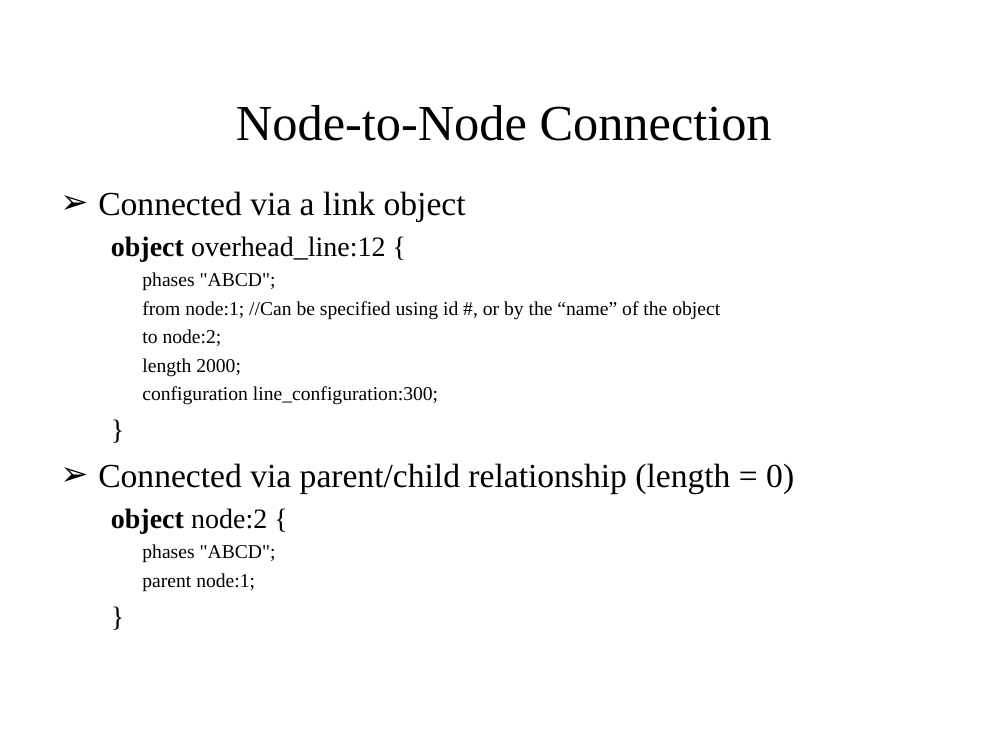
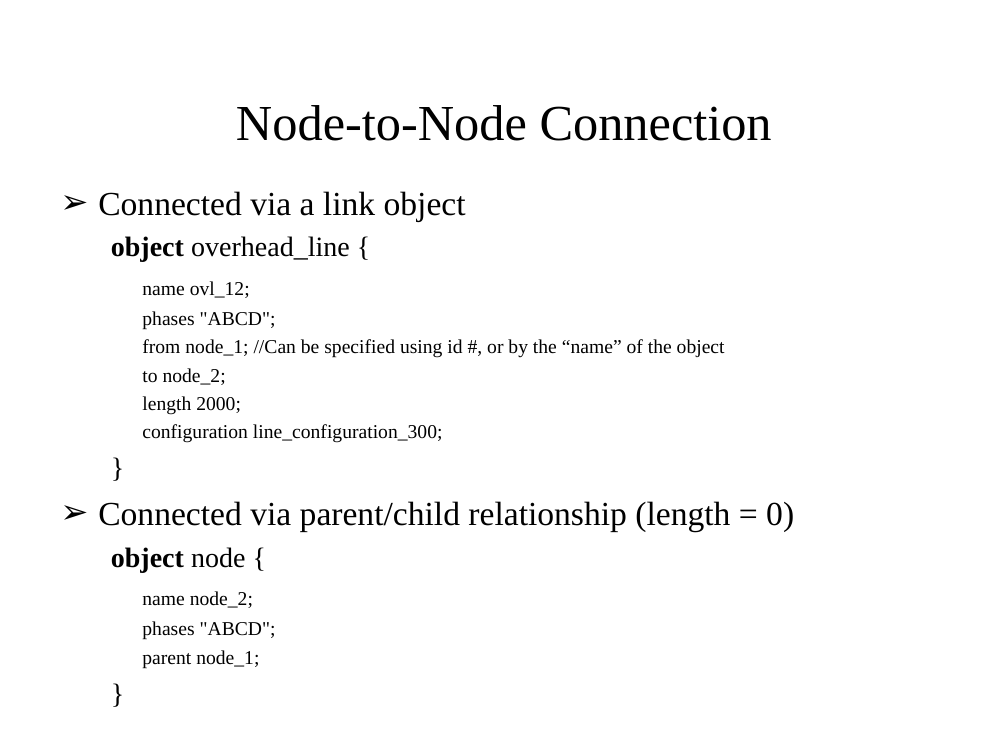
Before and after one commit to gridlab-d/course, a slide deck: slide 70 of ThreeDayCourse_v22/Day1/4.1 - Powerflow Module.ppt. Drawn at 1008x756 pixels with LibreOffice and Linux fonts; fonts in the diff are those of the drawing. Boxes give left, top, right and bottom in pixels: in the first picture for what was removed or moved away, otherwise in the second. Text is boxed around its words. In the diff, an @@ line names an element or a change of style, - is before the commit and + after.

Commit message:
Updates to help prevent propagation of "bad habits" (id numbered objects), as well as other minor touch ups to the presentation.

```diff
--- a/ThreeDayCourse_v22/Day1/4.1 - Powerflow Module.ppt
+++ b/ThreeDayCourse_v22/Day1/4.1 - Powerflow Module.ppt
@@ text at (111,236,350,298): text changed @@
-  object overhead_line:12 {
+  object overhead_line {
+  name ovl_12;
@@ text at (142,339,725,385): text changed @@
-  from node:1; //Can be specified using id #, or by the “name” of the object
-  to node:2;
+  from node_1; //Can be specified using id #, or by the “name” of the object
+  to node_2;
@@ text at (142,424,443,443): text changed @@
-  configuration line_configuration:300;
+  configuration line_configuration_300;
@@ text at (111,547,253,608): text changed @@
-  object node:2 {
+  object node {
+  name node_2;
@@ text at (142,650,259,669): text changed @@
-  parent node:1;
+  parent node_1;
```
Also in this commit, not shown: 9 other slides changed, 1 other file.
